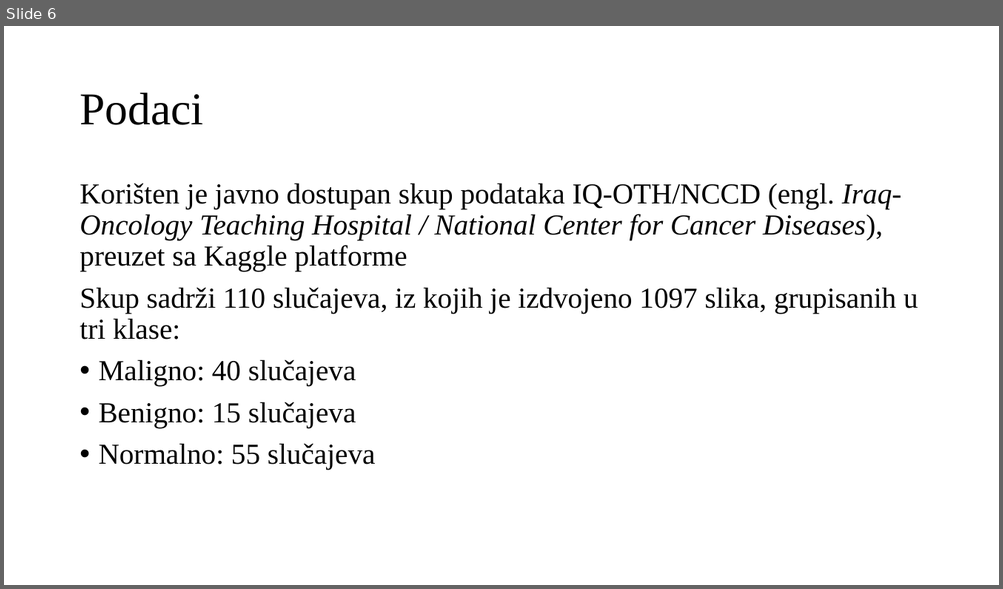
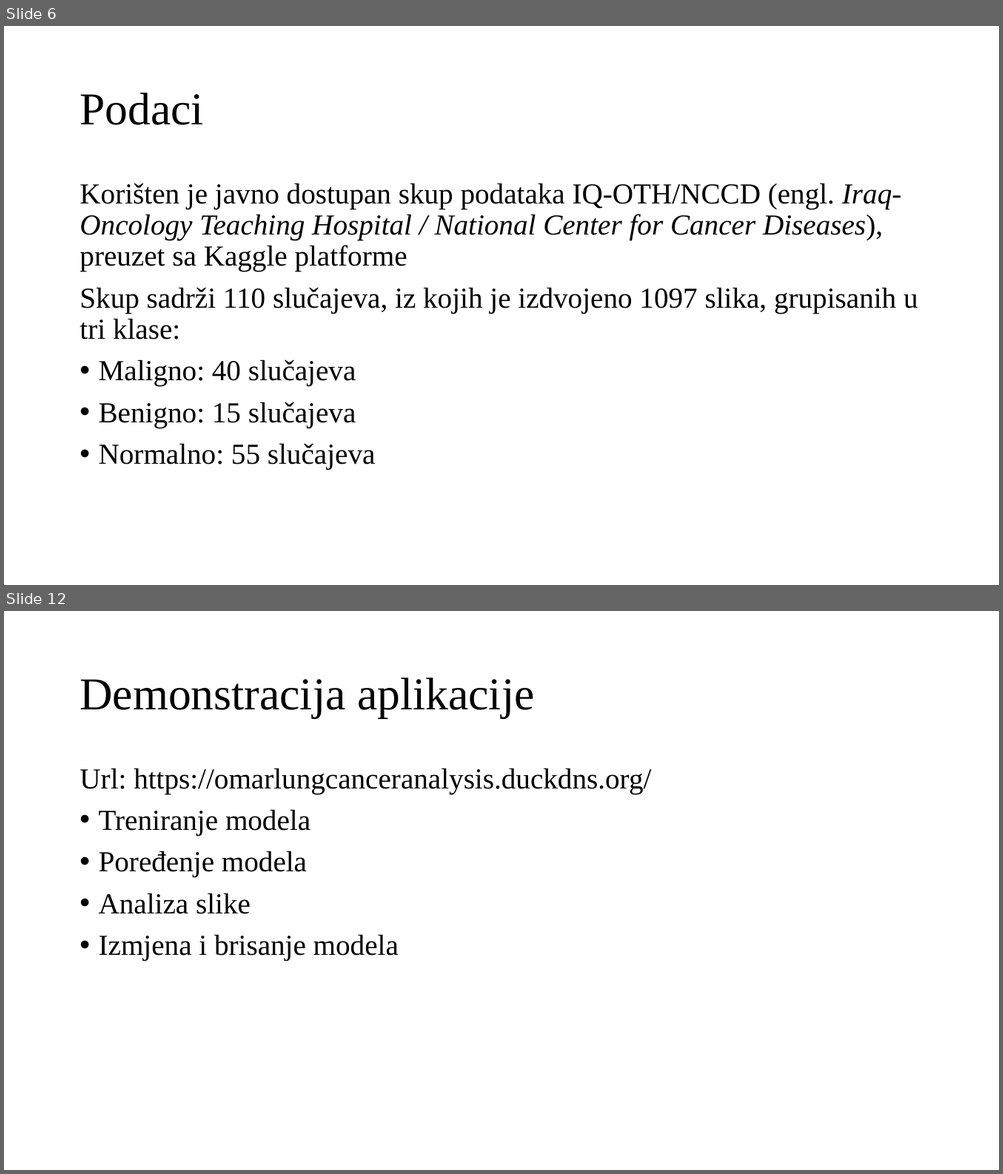
Before and after one commit to omarkurtovic/ml-dotnet-vs-python, a slide deck: Presentation/omar_kurtovic_diplomski_prezentacija.pptx. Shown one above the other, each under a label of ours: slide 6 before the commit, slides 6 and 12 after it; the slides between them are not shown. The pictures are 1003x589 and 1003x1174 pixels, drawn with LibreOffice and Linux fonts; fonts in the diff are those of the drawing. Boxes give left, top, right and bottom in pixels: in the first picture for what was removed or moved away, otherwise in the second. Text is boxed around its words. In the diff, an @@ line names an element or a change of style, - is before the commit and + after.

```diff
--- a/Presentation/omar_kurtovic_diplomski_prezentacija.pptx
+++ b/Presentation/omar_kurtovic_diplomski_prezentacija.pptx
@@ slide 12 added at <box>4,611,999,1170</box>, background #FFFFFF @@
@@ title added at <box>79,678,534,718</box>, 44 pt, text #000000 @@
+Demonstracija aplikacije
@@ text added at <box>79,768,651,961</box>, 28 pt, text #000000 @@
+Url: https://omarlungcanceranalysis.duckdns.org/
+• Treniranje modela
+• Poređenje modela
+• Analiza slike
+• Izmjena i brisanje modela
```
Also in this commit, not shown: 8 slides changed, 6 other slides added, 5 other files.
